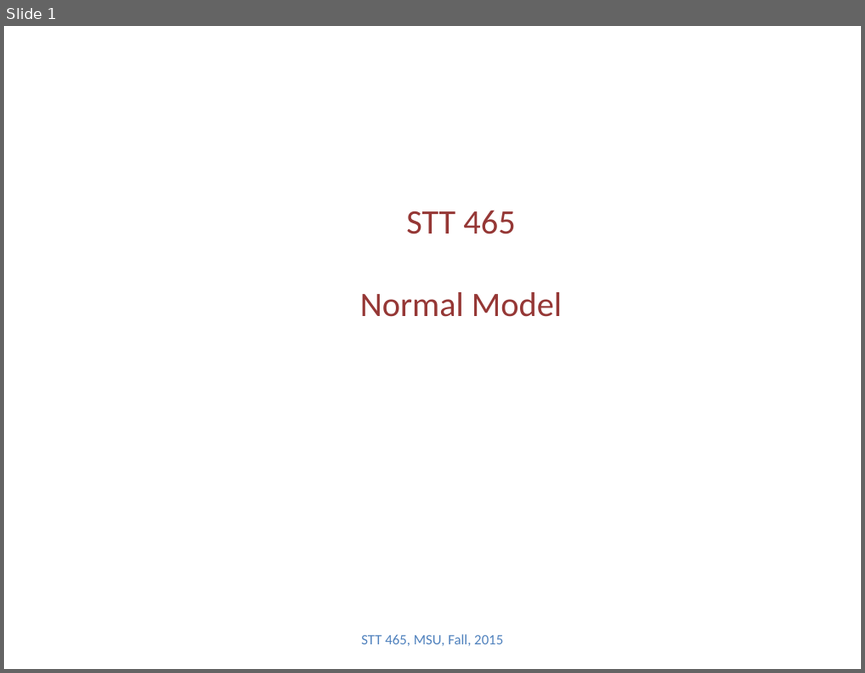
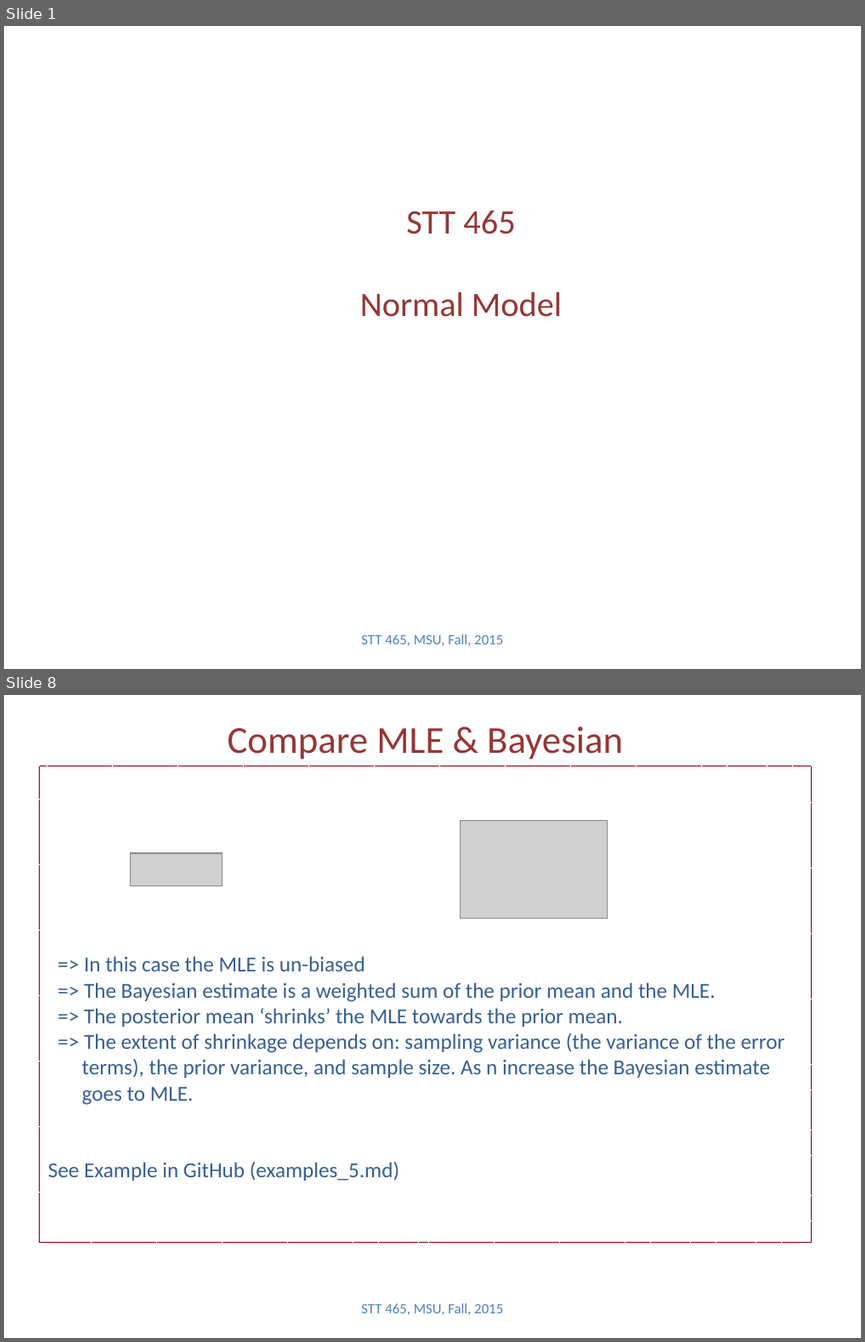
Before and after one commit to Boukos/STT465, a slide deck: STT465_5.pptx. Shown one above the other, each under a label of ours: slide 1 before the commit, slides 1 and 8 after it; the slides between them are not shown. The pictures are 865x673 and 865x1342 pixels, drawn with LibreOffice and Linux fonts; fonts in the diff are those of the drawing; grey boxes stand for pictures. Boxes give left, top, right and bottom in pixels: in the first picture for what was removed or moved away, otherwise in the second. Text is boxed around its words. In the diff, an @@ line names an element or a change of style, - is before the commit and + after.

```diff
--- a/STT465_5.pptx
+++ b/STT465_5.pptx
@@ slide 8 added at <box>4,695,861,1338</box>, background #FFFFFF @@
@@ title added at <box>228,726,623,760</box>, 32 pt, text #953735 @@
+Compare MLE & Bayesian
@@ rectangle added at <box>40,766,812,1242</box>, outline #800000 0.75 pt dashed, 18 pt, text #376092 @@
+=> In this case the MLE is un-biased
+=> The Bayesian estimate is a weighted sum of the prior mean and the MLE.
+=> The posterior mean ‘shrinks’ the MLE towards the prior mean.
+=> The extent of shrinkage depends on: sampling variance (the variance of the error
+terms), the prior variance, and sample size. As n increase the Bayesian estimate
+goes to MLE.
+See Example in GitHub (examples_5.md)
@@ picture added at <box>460,821,607,919</box> @@
@@ picture added at <box>131,853,222,886</box> @@
@@ text added at <box>361,1303,503,1315</box>, 12 pt, text #4F81BD @@
+STT 465, MSU, Fall, 2015
```
Also in this commit, not shown: 2 slides changed, 10 other slides added, 2 other files.
